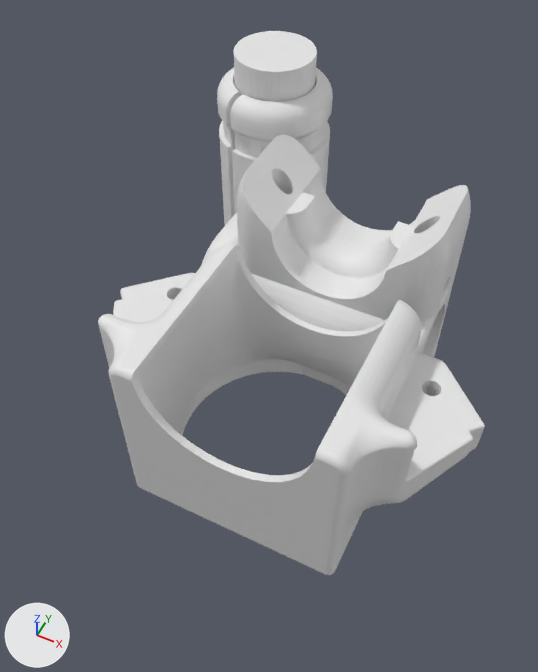
The Blender file um2-clone/e3d-mount-body.blend as it was, and as the next commit left it.
Both versions are drawn from a camera (50 mm lens) standing at (44.9, -91.8, 92.7) and looking at (16.2, -34.4, 21.0). Lighting does not change. The marker at lower left points along +X, +Y and +Z.

The scene before the commit, as lines of its bpy script (objects in view):
```python
me_cylinder = bpy.data.meshes.new('Cylinder')
me_cylinder.from_pydata(...)  # a 32-sided cylinder along z spanning x -6.0..6.0, y -6.0..6.0, z -100.0..100.0
me_e3d_hot_end = bpy.data.meshes.new('E3D Hot end')
me_e3d_hot_end.from_pydata(...)  # 4272 vertices, 8808 faces; spans x 0.0..25.0, y 0.0..25.0, z 0.0..69.4
me_e3d_hot_end.materials.append(mat_material)  # green #b9e7c7
me_e3d_v6_mount_main_body = bpy.data.meshes.new('E3D V6 Mount-Main Body')
me_e3d_v6_mount_main_body.from_pydata(...)  # 21092 vertices, 40319 faces; spans x 0.0..53.6, y 19.6..80.3, z 0.5..35.5
ob_cylinder = bpy.data.objects.new('Cylinder', me_cylinder)
ob_cylinder.location = (0.0, 0.0, 20.0)
ob_cylinder.scale = (1.0, 1.0, 0.2)
ob_e3d_hot_end = bpy.data.objects.new('E3D Hot end', me_e3d_hot_end)
ob_e3d_hot_end.location = (7.0, -77.0, 41.0)
ob_e3d_hot_end.rotation_euler = (4.712, 0.0, 0.0)  # degrees (270, 0, 0)
ob_e3d_hot_end.hide_set(True)  # its collection is switched off
ob_e3d_v6_mount_main_body = bpy.data.objects.new('E3D V6 Mount-Main Body', me_e3d_v6_mount_main_body)
ob_e3d_v6_mount_main_body.location = (-8.7, -71.6, 0.0)
```
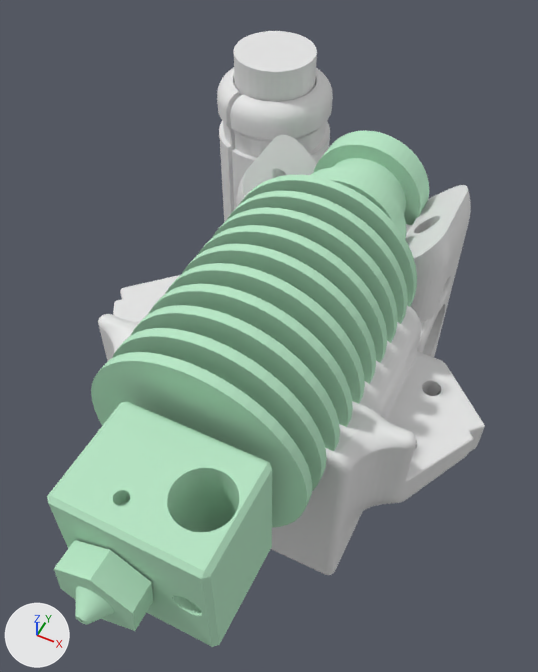
Commit message: e3d mount body

The change, as a list of edits to the scene's bpy script:
```text
Change ob_e3d_hot_end:
    remove ob_e3d_hot_end.hide_set(True)  # its collection is switched off
```

Boxes (x1, y1, x2, y2) around the edits, measured in the pictures (538 x 672 px):
'E3D Hot end', shown (green): after (47, 131, 429, 647)
